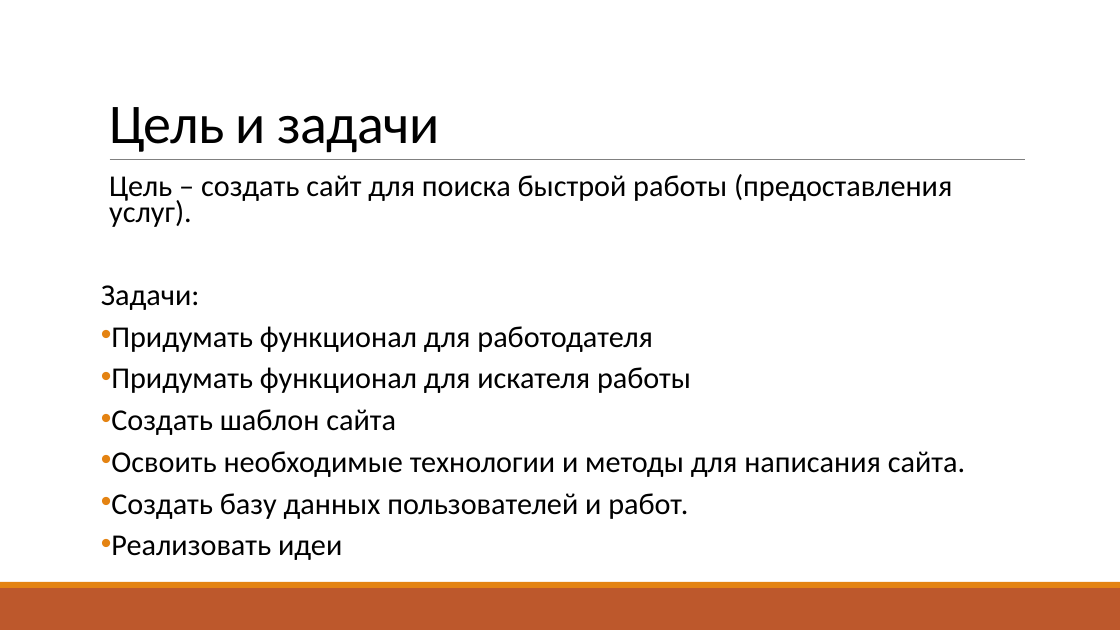
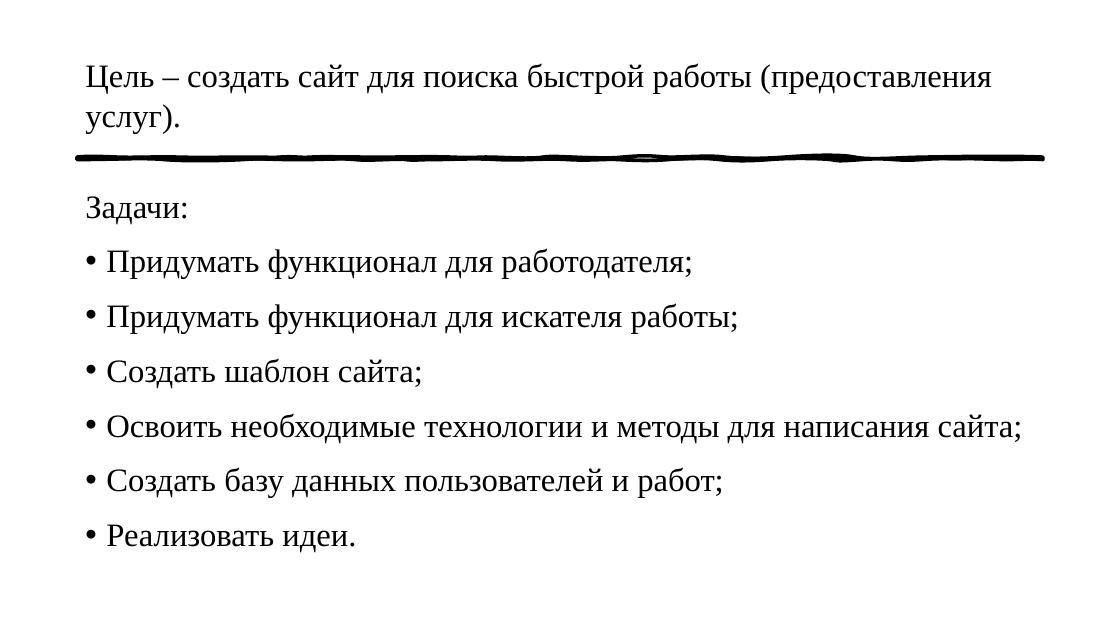
Before and after one commit to tsemkaloalena/web_project, a slide deck: slide 4 of Презентация.pptx (slide 3 before the commit). Drawn at 1120x630 pixels with LibreOffice and Linux fonts; fonts in the diff are those of the drawing. Boxes give left, top, right and bottom in pixels: in the first picture for what was removed or moved away, otherwise in the second. Text is boxed around its words. In the diff, an @@ line names an element or a change of style, - is before the commit and + after.

```diff
--- a/Презентация.pptx
+++ b/Презентация.pptx
@@ title added at box(85, 63, 992, 133), 28 pt, text #000000 @@
+Цель – создать сайт для поиска быстрой работы (предоставления услуг).
@@ title removed at box(109, 107, 440, 153) @@
-Цель и задачи
@@ text "Задачи:": place and size @@
-text "Задачи:" at box(101, 174, 965, 560)
+text "Задачи:" at box(85, 196, 1023, 553)
@@ freeform shape added at box(77, 157, 1044, 160), fill #000000, outline #000000 3 pt @@
@@ text at box(109, 174, 952, 227): paragraph removed @@
-  Цель – создать сайт для поиска быстрой работы (предоставления услуг).
@@ line removed from (110, 160) to (1026, 160) @@
@@ text at box(85, 196, 189, 224): size 25.9 to 28 pt, font Calibri to Times New Roman in "Задачи:"; line spacing 0.7 to 1.1; less space between paragraphs @@
@@ text at box(106, 248, 1023, 553): text changed; size 25.9 to 28 pt; font Calibri to Times New Roman @@
-• Придумать функционал для работодателя
-• Придумать функционал для искателя работы
-• Создать шаблон сайта
-• Освоить необходимые технологии и методы для написания сайта.
-• Создать базу данных пользователей и работ.
-• Реализовать идеи
+• Придумать функционал для работодателя;
+• Придумать функционал для искателя работы;
+• Создать шаблон сайта;
+• Освоить необходимые технологии и методы для написания сайта;
+• Создать базу данных пользователей и работ;
+• Реализовать идеи.
@@ rectangle removed at box(0, 588, 1120, 630) @@
@@ rectangle removed at box(0, 582, 1120, 588) @@
```
Also in this commit, not shown: 10 other slides changed, 2 slides added, 1 slide removed, 2 other files.
